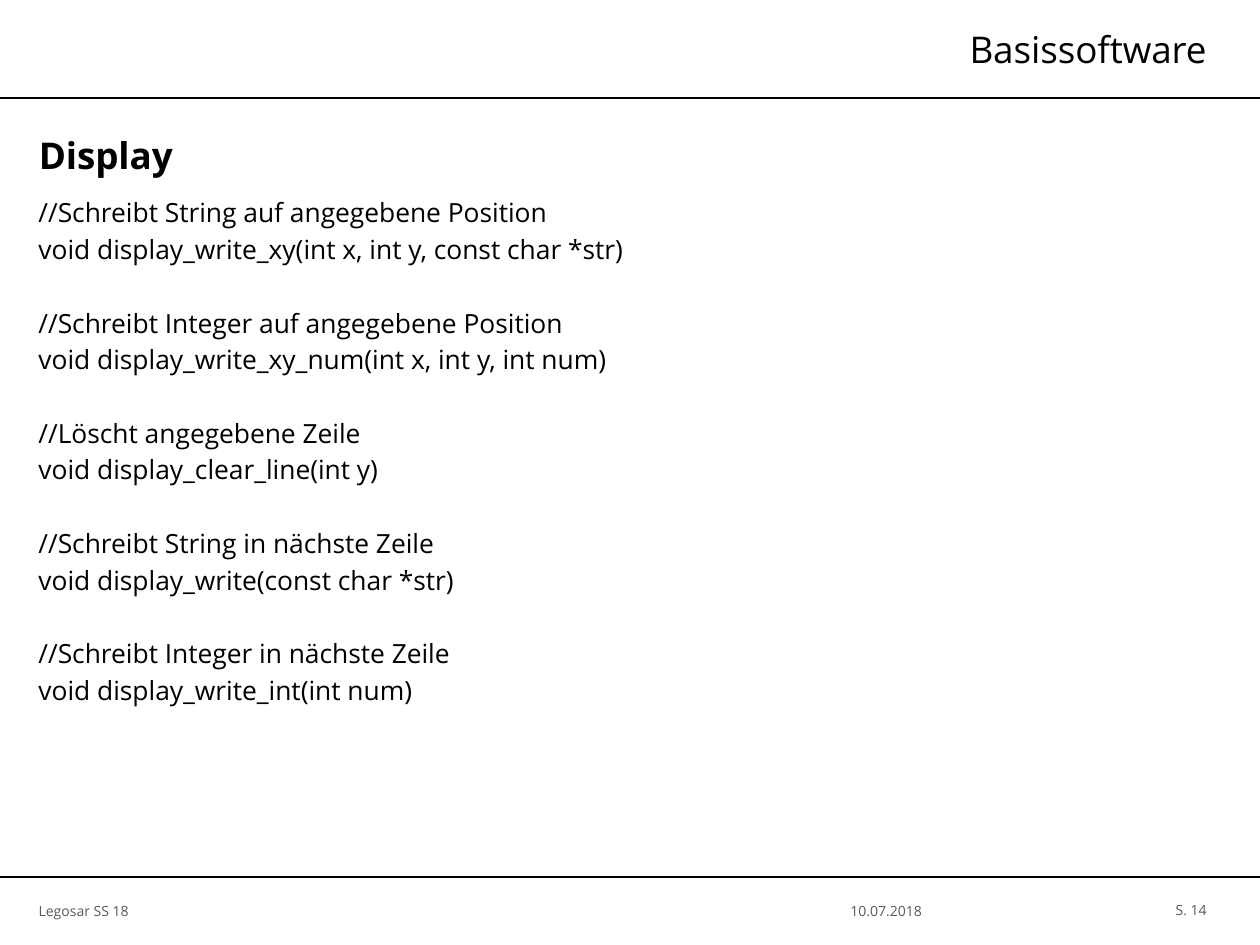
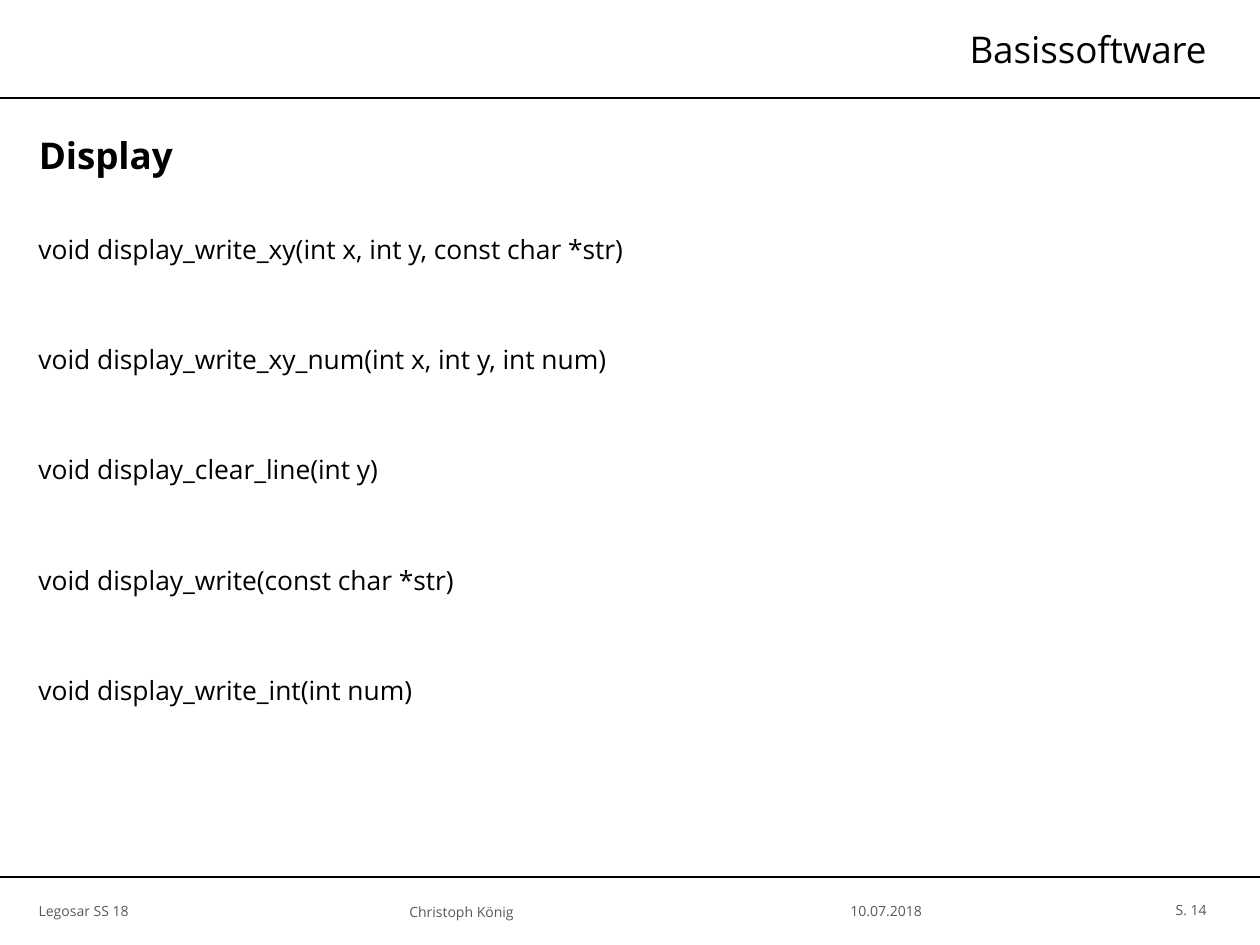
Before and after one commit to SimH1993/OTHR_AUTOSARSS18, a slide deck: slide 14 of Präsentation/Legosar_Master.pptx. Drawn at 1260x945 pixels with LibreOffice and Linux fonts; fonts in the diff are those of the drawing; background and template pictures are left out. Boxes give left, top, right and bottom in pixels: in the first picture for what was removed or moved away, otherwise in the second. Text is boxed around its words. In the diff, an @@ line names an element or a change of style, - is before the commit and + after.

```diff
--- a/Präsentation/Legosar_Master.pptx
+++ b/Präsentation/Legosar_Master.pptx
@@ text at [38, 201, 547, 229]: paragraph removed @@
-//Schreibt String auf angegebene Position
@@ text at [38, 313, 563, 340]: paragraph removed @@
-//Schreibt Integer auf angegebene Position
@@ text at [38, 423, 361, 450]: paragraph removed @@
-//Löscht angegebene Zeile
@@ text at [38, 533, 434, 560]: paragraph removed @@
-//Schreibt String in nächste Zeile
@@ text at [38, 643, 450, 670]: paragraph removed @@
-//Schreibt Integer in nächste Zeile
@@ text added at [409, 906, 514, 921], 6 pt, text #595959 @@
+Christoph König
```
Also in this commit, not shown: 27 other slides changed, 7 slides added.
